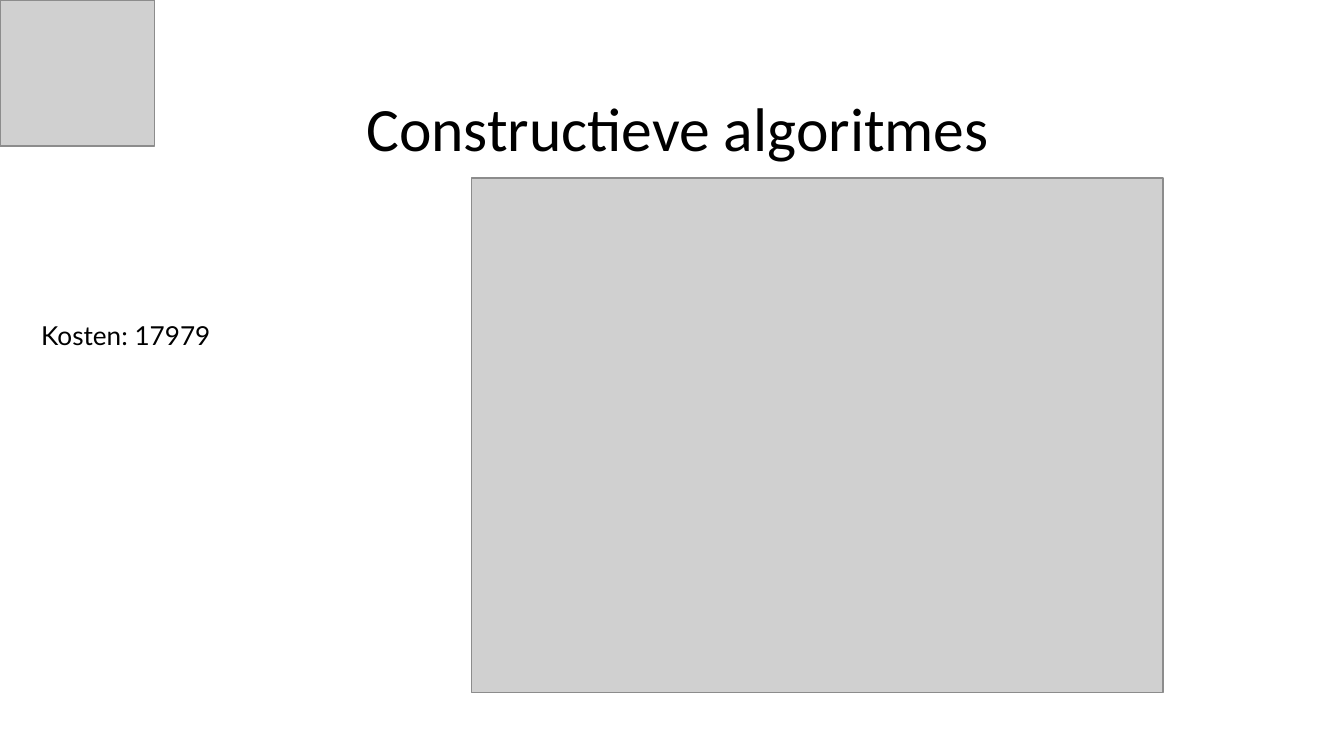
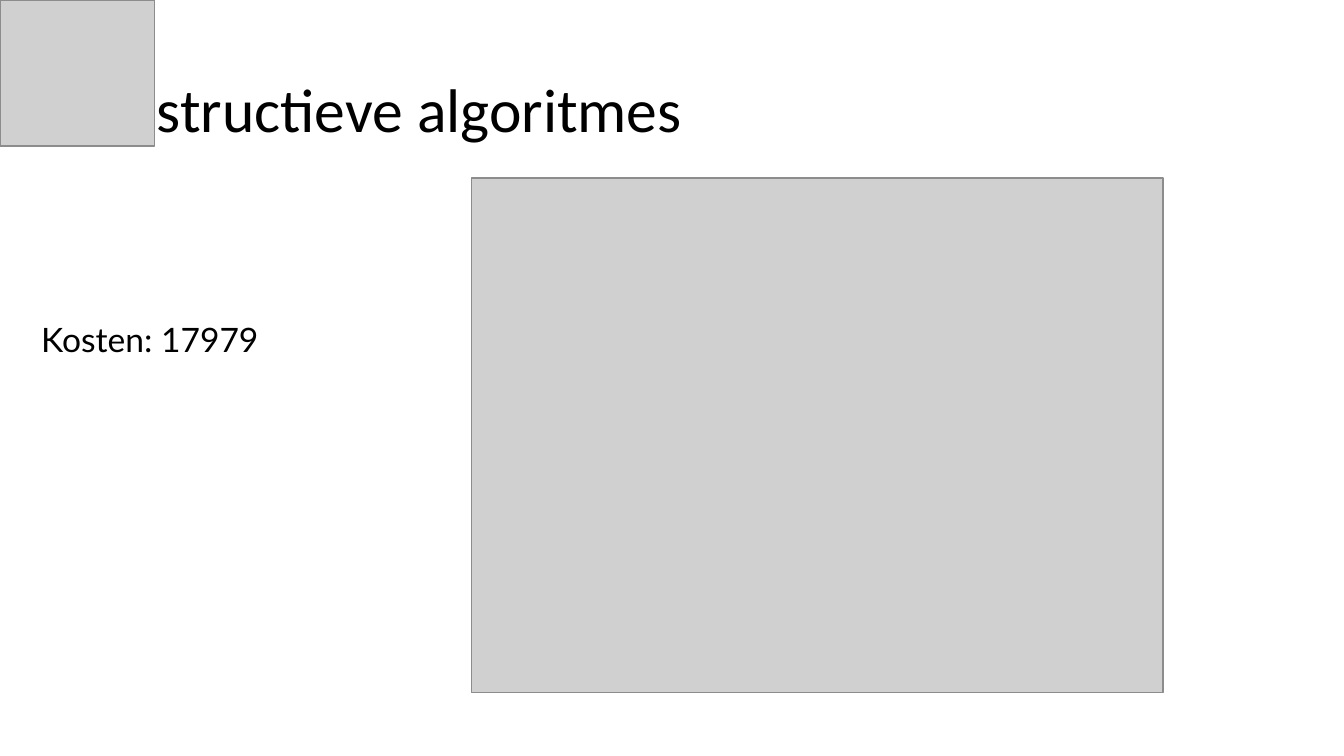
Before and after one commit to yoghurthoek/sunny_storage, a slide deck: slide 14 of Presentations/Presentatie 6 vrijdag 24 mei (eindpresentatie).pptx. Drawn at 1344x756 pixels with LibreOffice and Linux fonts; fonts in the diff are those of the drawing; grey boxes stand for pictures. Boxes give left, top, right and bottom in pixels: in the first picture for what was removed or moved away, otherwise in the second. Text is boxed around its words. In the diff, an @@ line names an element or a change of style, - is before the commit and + after.

Commit message:
style

```diff
--- a/Presentations/Presentatie 6 vrijdag 24 mei (eindpresentatie).pptx
+++ b/Presentations/Presentatie 6 vrijdag 24 mei (eindpresentatie).pptx
@@ title "Constructieve algoritmes" rewrapped from box(366, 108, 989, 162) to box(59, 80, 682, 146) @@
@@ text "Kosten: 17979" at box(41, 327, 258, 353): size 14 to 18 pt @@
```
Also in this commit, not shown: 17 other slides changed, 1 slide added, 1 slide removed.
